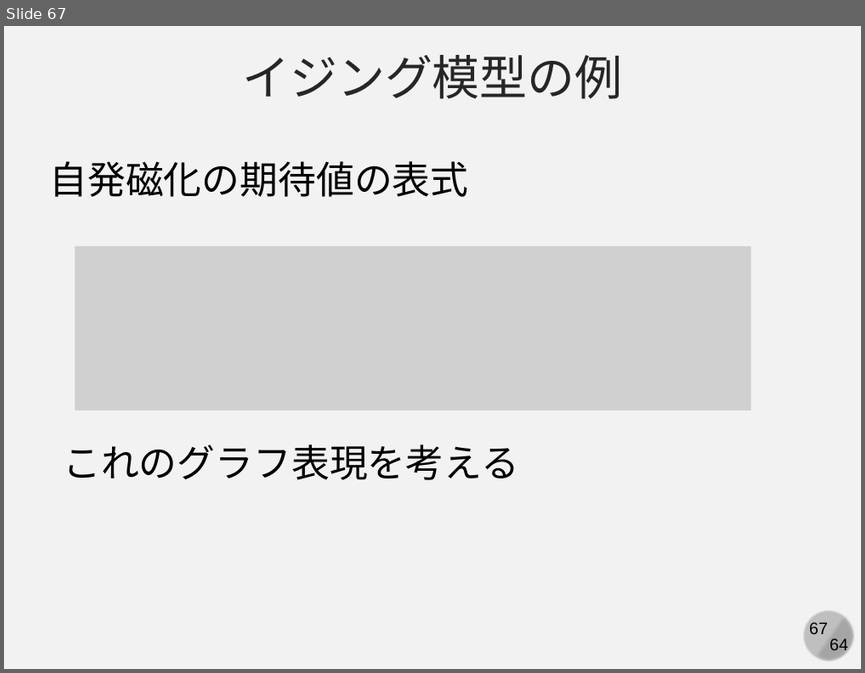
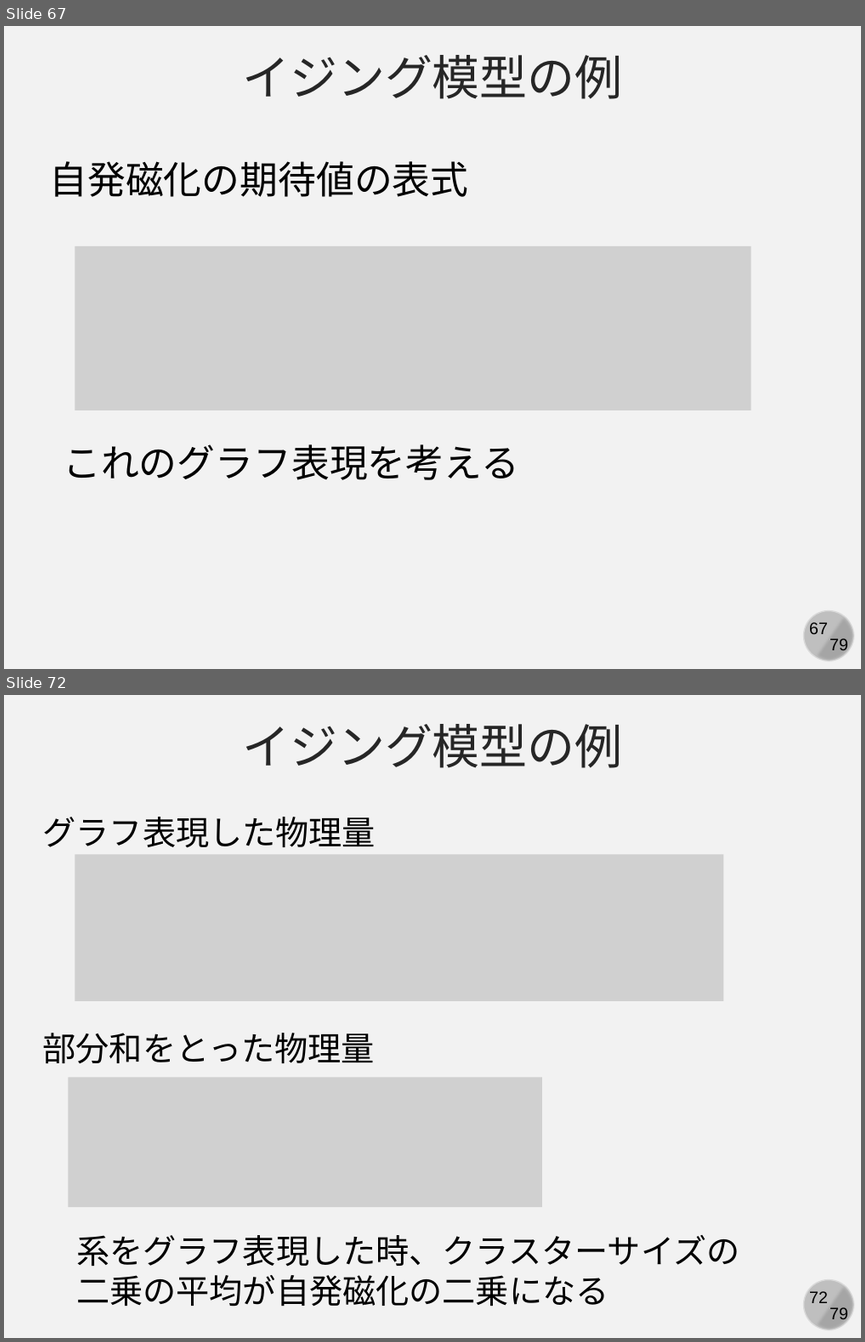
Before and after one commit to kaityo256/simulation_engineering, a slide deck: 04_mc_advanced/simulation04.pptx. Shown one above the other, each under a label of ours: slide 67 before the commit, slides 67 and 72 after it; the slides between them are not shown. The pictures are 865x673 and 865x1342 pixels, drawn with LibreOffice and Linux fonts; fonts in the diff are those of the drawing; grey boxes stand for pictures. Boxes give left, top, right and bottom in pixels: in the first picture for what was removed or moved away, otherwise in the second. Text is boxed around its words. In the diff, an @@ line names an element or a change of style, - is before the commit and + after.

```diff
--- a/04_mc_advanced/simulation04.pptx
+++ b/04_mc_advanced/simulation04.pptx
@@ slide 72 added at (4, 695, 861, 1338), background #F2F2F2; not listed: 4 template elements that a slide beside it also shows @@
@@ text added at (242, 724, 623, 768), 40 pt, text #262626 @@
+イジング模型の例
@@ text added at (43, 817, 375, 848), 28 pt, text #000000 @@
+グラフ表現した物理量
@@ picture added at (75, 854, 724, 1001) @@
@@ text added at (43, 1032, 375, 1064), 28 pt, text #000000 @@
+部分和をとった物理量
@@ picture added at (69, 1077, 542, 1208) @@
@@ text added at (76, 1235, 739, 1306), 28 pt, text #000000 @@
+系をグラフ表現した時、クラスターサイズの二乗の平均が自発磁化の二乗になる
@@ slide 67 changed as well @@
@@ text at (829, 638, 848, 654): text changed @@
-64
+79
```
Also in this commit, not shown: 67 other slides changed, 10 other slides added, 1 slide removed, 7 other files.
